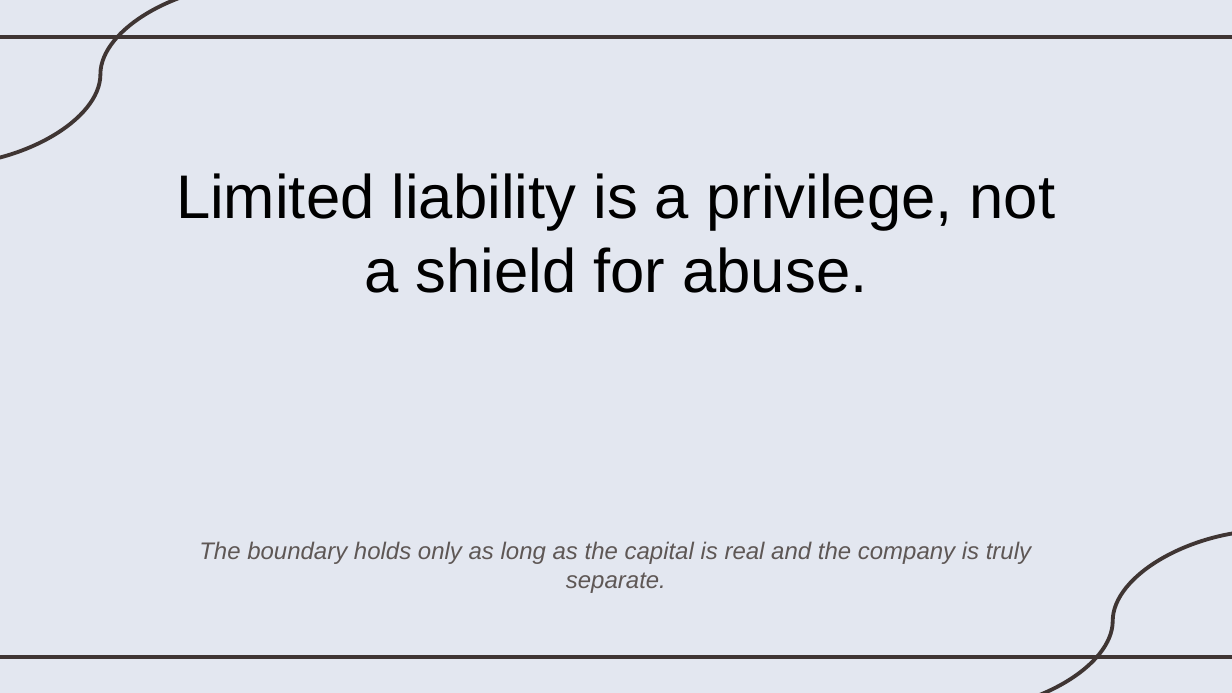
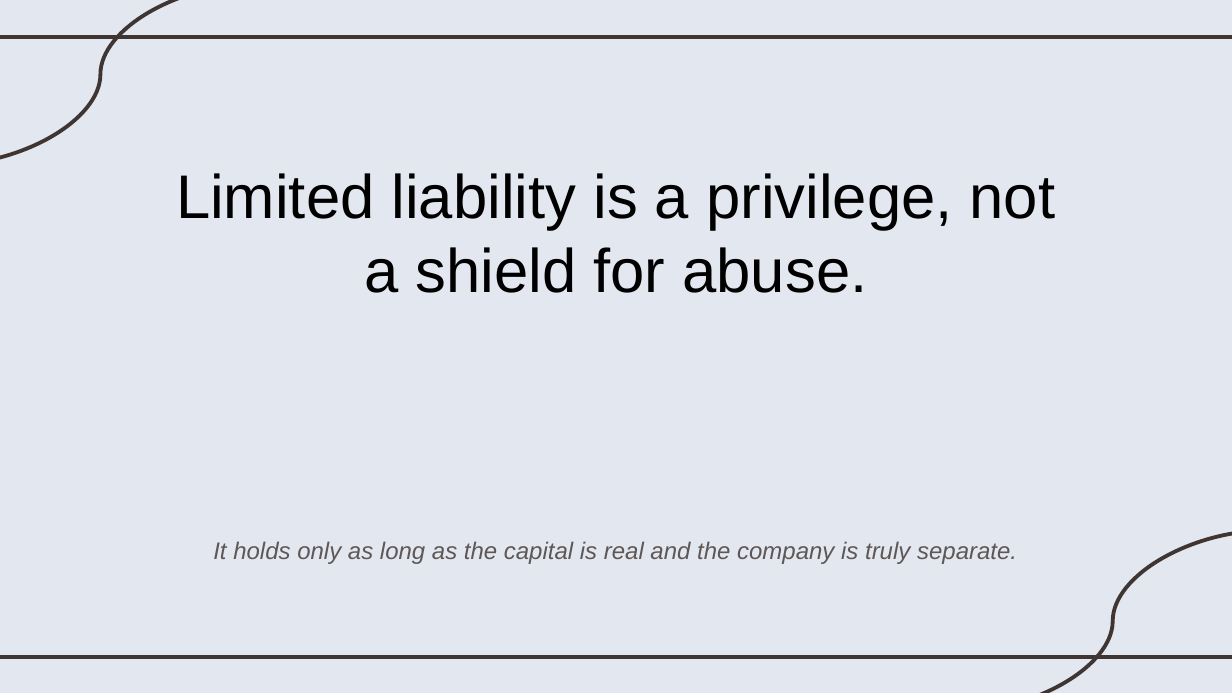
Before and after one commit to joycelynqxq-lab/my-project, a slide deck: slide 12 of 英文部分_English_Part.pptx (slide 11 before the commit). Drawn at 1232x693 pixels with LibreOffice and Linux fonts; fonts in the diff are those of the drawing. Boxes give left, top, right and bottom in pixels: in the first picture for what was removed or moved away, otherwise in the second. Text is boxed around its words. In the diff, an @@ line names an element or a change of style, - is before the commit and + after.

```diff
--- a/英文部分_English_Part.pptx
+++ b/英文部分_English_Part.pptx
@@ text at bbox=[213, 541, 1017, 564]: text changed @@
-The boundary holds only as long as the capital is real and the company is truly separate.
+It holds only as long as the capital is real and the company is truly separate.
```
Also in this commit, not shown: 2 other slides changed, 10 slides added, 9 slides removed, 1 other file.
